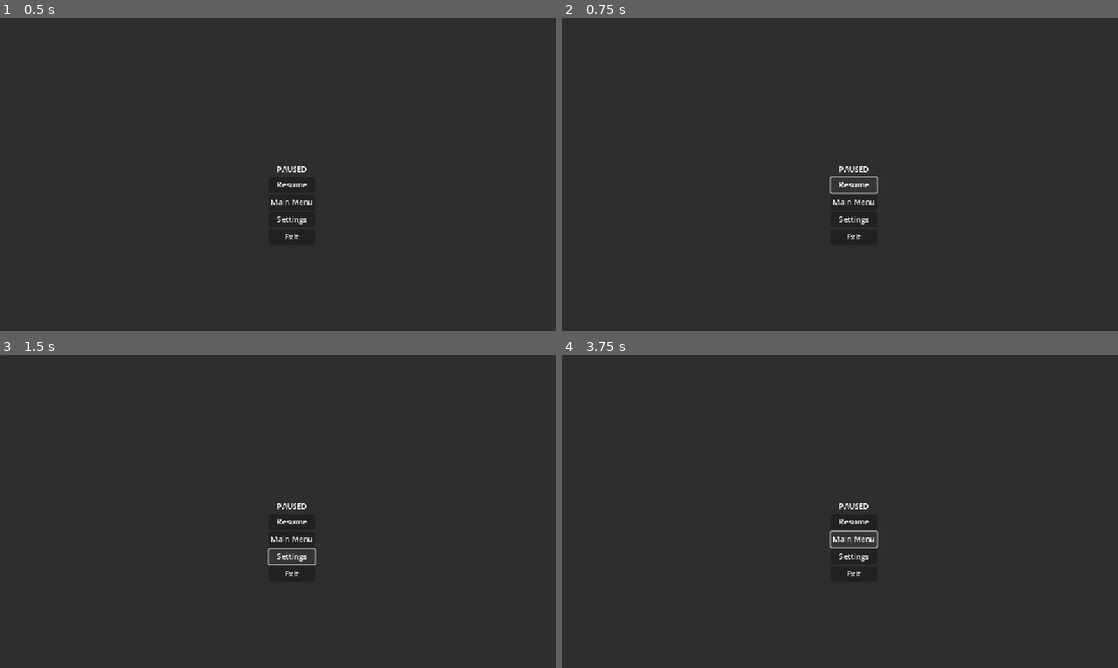
Above: before the commit, frames 1-4 (two rows, left to right).
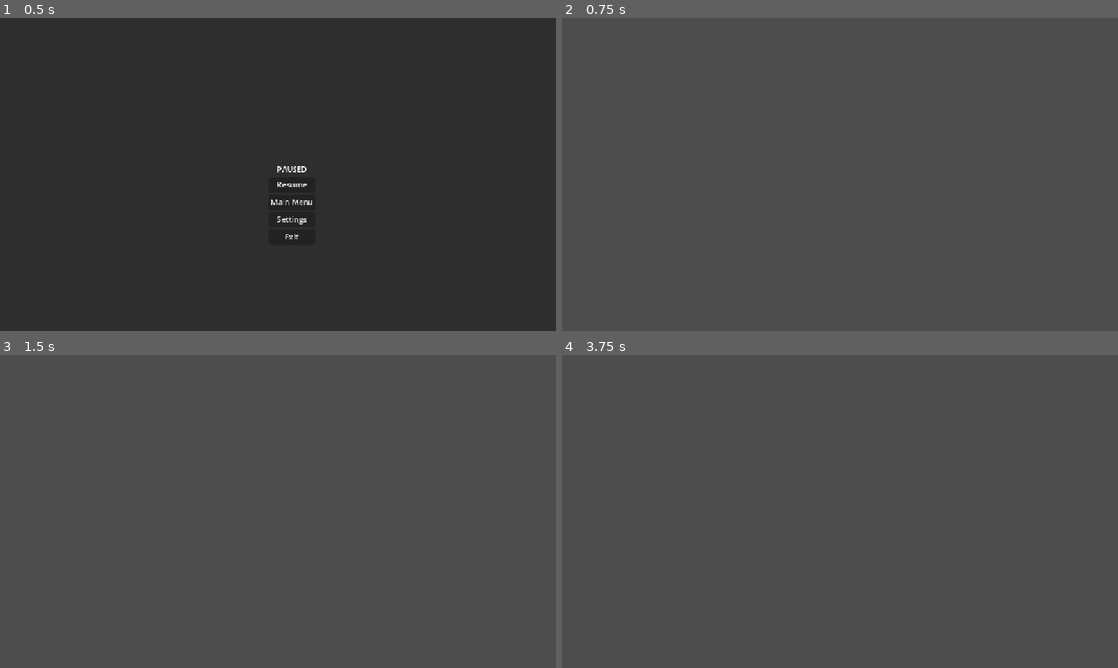
Above: after the commit, the same moments.

Repository: PawnxPawn/DeathMatch
Game: Godot game, scene res://Menus/PauseMenu.tscn
Two runs of this game, one before a commit and one after it. Both use one fixed random seed, a clock stepped at 60 frames per second and the inputs below. The project has no main scene, so this scene is started directly.
Inputs (mouse positions are in pixels of both pictures, inside the frame that each line leads up to):
- Up to frame 1 (0.5 s): no input
- Up to frame 2 (0.75 s): click "Resume" at 0.5 s
- Up to frame 3 (1.5 s): click (289, 555) at 1.25 s, where only the run before the commit has a clickable "Settings"
- Up to frame 4 (3.75 s): click (851, 520) at 2 s, where only the run before the commit has a clickable "Resume"; click (851, 520) at 2.75 s, where only the run before the commit has a clickable "Resume"; click (851, 539) at 3.5 s, where only the run before the commit has a clickable "Main Menu"

Frame 1 is identical in both runs. In frame 2, 100% of the frame differs, in the area x 0-100%, y 0-100%; in frame 3, 100%; in frame 4, 100%.

Commit message:
PauseMenu
PauseMenu now shows and hides the Settings Menu, correctly moves to MainMenu, and can exit the game.

Staging this change prior to implementing ability to pause the game and then adding the PauseMenu to the Game Scene (doing this in stages so if something break I can go back.)

Diff:
--- a/deathmatch/Menus/PauseMenu.tscn
+++ b/deathmatch/Menus/PauseMenu.tscn
@@ -1,9 +1,10 @@
-[gd_scene load_steps=3 format=3 uid="uid://ktn845vos8qe"]
+[gd_scene load_steps=4 format=3 uid="uid://ktn845vos8qe"]
 
 [ext_resource type="Script" uid="uid://c60177svo8by6" path="res://Menus/pause_menu.gd" id="1_qnjt8"]
+[ext_resource type="PackedScene" uid="uid://bdmlspewkwo5s" path="res://Menus/MainMenu.tscn" id="2_hnfxo"]
 [ext_resource type="PackedScene" uid="uid://0lj3qejewwsp" path="res://Menus/SettingsMenu.tscn" id="2_o0cs5"]
 
-[node name="PauseMenu" type="Control"]
+[node name="PauseMenu" type="Control" node_paths=PackedStringArray("settings_menu", "pause_menu_control")]
 process_mode = 3
 layout_mode = 3
 anchors_preset = 15
@@ -12,6 +13,9 @@
 grow_horizontal = 2
 grow_vertical = 2
 script = ExtResource("1_qnjt8")
+main_menu = ExtResource("2_hnfxo")
+settings_menu = NodePath("SettingsMenu")
+pause_menu_control = NodePath("PauseMenuControl")
 
 [node name="PauseMenuControl" type="Control" parent="."]
 layout_mode = 1
@@ -69,3 +73,5 @@
 [connection signal="pressed" from="PauseMenuControl/PanelContainer/CenterContainer/VBoxContainer/ResumeButton" to="." method="_on_resume_button_pressed"]
 [connection signal="pressed" from="PauseMenuControl/PanelContainer/CenterContainer/VBoxContainer/MainMenuButton" to="." method="_on_main_menu_button_pressed"]
 [connection signal="pressed" from="PauseMenuControl/PanelContainer/CenterContainer/VBoxContainer/SettingsButton" to="." method="_on_settings_button_pressed"]
+[connection signal="pressed" from="PauseMenuControl/PanelContainer/CenterContainer/VBoxContainer/ExitButton" to="." method="_on_exit_button_pressed"]
+[connection signal="return_control" from="SettingsMenu" to="." method="_on_settings_menu_return_control"]
--- a/deathmatch/Menus/pause_menu.gd
+++ b/deathmatch/Menus/pause_menu.gd
@@ -1,14 +1,25 @@
 extends Control
 
 @export var main_menu: PackedScene
-@export var settings_menu: PackedScene
+@export var settings_menu: Control
+@export var pause_menu_control: Control
 
 
 func _on_resume_button_pressed() -> void:
-	pass #TODO: Write logic to hide this.
+	pause_menu_control.visible = false
 
 func _on_main_menu_button_pressed() -> void:
 	get_tree().change_scene_to_packed(main_menu)
 
+func show_hide() -> void:
+	settings_menu.visible = !settings_menu.visible
+	pause_menu_control.visible = !pause_menu_control.visible
+
 func _on_settings_button_pressed() -> void:
-	pass #TODO: Write logic to hide this and show settings menu
+	show_hide()
+
+func _on_settings_menu_return_control() -> void:
+	show_hide()
+
+func _on_exit_button_pressed() -> void:
+	get_tree().quit()
